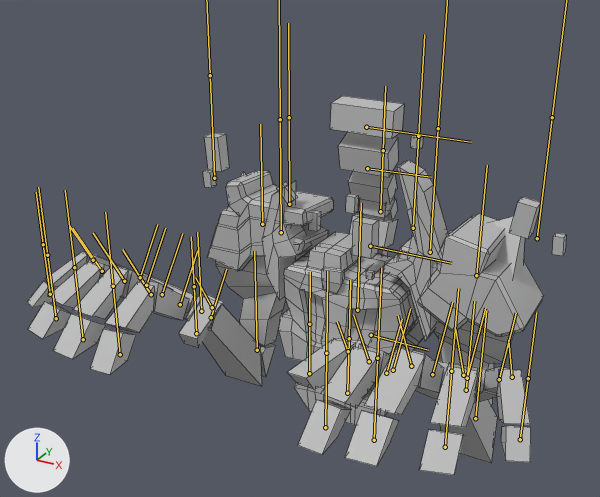
The FBX model 300/assets/Models/Boss_Intro.fbx as it was, and as the next commit left it.
Rendered twice from a camera (50 mm lens) standing at (3.78, -8.13, 0.64) and looking at (-0.29, -0.72, -3.06). Lighting does not change. The marker at lower left points along +X, +Y and +Z. Both versions are drawn at frame 1 of the action 'Armature|Armature|Take 001|BaseLayer'; the numbers are the values there. The bones that bend it are drawn over the model as lines. Mesh edges are drawn as thin lines.
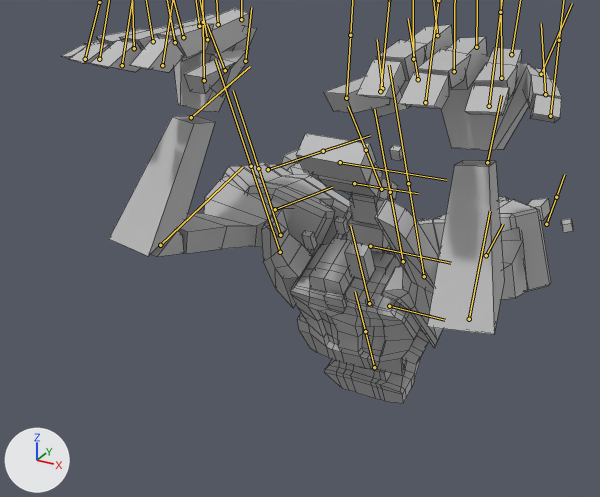
The change in detail:
Bone 'joint3' (bone_joint3) turns from (0, 0, 0) to (1, 25, 1) degrees about its own x, y and z.
Bone 'joint4' (bone_joint4) turns from (0, 0, 0) to (0, 15, 0) degrees about its own x, y and z.
Bone 'joint5' (bone_joint5) turns from (0, 0, 0) to (0, -2, 0) degrees about its own x, y and z.
Bone 'joint21' (bone_joint21) turns from (0, 0, 0) to (-129, -18, -10) degrees about its own x, y and z.
Bone 'joint22' (bone_joint22) turns from (0, 0, 0) to (26, -11, 1) degrees about its own x, y and z.
Bone 'joint24' (bone_joint24) turns from (0, 0, 0) to (-4, -10, -105) degrees about its own x, y and z.
Bone 'joint25' (bone_joint25) turns from (0, 0, 0) to (7, 17, 43) degrees about its own x, y and z.
Bone 'joint27' (bone_joint27) turns from (0, 0, 0) to (-1, 5, -111) degrees about its own x, y and z.
Bone 'joint28' (bone_joint28) turns from (0, 0, 0) to (9, -4, 61) degrees about its own x, y and z.
Bone 'joint30' (bone_joint30) turns from (0, 0, 0) to (5, 5, -108) degrees about its own x, y and z.
Bone 'joint31' (bone_joint31) turns from (0, 0, 0) to (2, -2, 60) degrees about its own x, y and z.
Bone 'joint33' (bone_joint33) turns from (0, 0, 0) to (12, 8, -105) degrees about its own x, y and z.
Bone 'joint34' (bone_joint34) turns from (0, 0, 0) to (-7, -4, 58) degrees about its own x, y and z.
Bone 'joint36' (bone_joint36) turns from (0, 0, 0) to (25, 9, -99) degrees about its own x, y and z.
Bone 'joint37' (bone_joint37) turns from (0, 0, 0) to (-25, 0, 56) degrees about its own x, y and z.
Bone 'joint42' (bone_joint42) turns from (0, 0, 0) to (-132, 17, 6) degrees about its own x, y and z.
Bone 'joint43' (bone_joint43) turns from (0, 0, 0) to (28, 8, 0) degrees about its own x, y and z.
Bone 'joint45' (bone_joint45) turns from (0, 0, 0) to (5, 10, -105) degrees about its own x, y and z.
Bone 'joint46' (bone_joint46) turns from (0, 0, 0) to (-7, -17, 43) degrees about its own x, y and z.
Bone 'joint48' (bone_joint48) turns from (0, 0, 0) to (1, -5, -111) degrees about its own x, y and z.
Bone 'joint49' (bone_joint49) turns from (0, 0, 0) to (-8, 4, 61) degrees about its own x, y and z.
Bone 'joint51' (bone_joint51) turns from (0, 0, 0) to (-4, -5, -108) degrees about its own x, y and z.
Bone 'joint52' (bone_joint52) turns from (0, 0, 0) to (-2, 2, 60) degrees about its own x, y and z.
Bone 'joint54' (bone_joint54) turns from (0, 0, 0) to (-12, -9, -105) degrees about its own x, y and z.
Bone 'joint55' (bone_joint55) turns from (0, 0, 0) to (7, 4, 58) degrees about its own x, y and z.
Bone 'joint57' (bone_joint57) turns from (0, 0, 0) to (-25, -9, -99) degrees about its own x, y and z.
Bone 'joint58' (bone_joint58) turns from (0, 0, 0) to (25, 0, 56) degrees about its own x, y and z.

Where the change shows, as pixel boxes [x1, y1, x2, y2] in the pictures (600 x 497 px):
'pCube7', posed
    before: [27, 96, 566, 475]
    after: [62, 8, 573, 403]
bone 'joint4', root to tip
    before: (366, 127) to (471, 142)
    after: (340, 162) to (446, 180)
bone 'joint5', root to tip
    before: (367, 168) to (431, 177)
    after: (354, 183) to (418, 193)
bone 'joint21', root to tip
    before: (262, 224) to (260, 124)
    after: (275, 209) to (332, 187)
bone 'joint22', root to tip
    before: (257, 350) to (254, 251)
    after: (160, 245) to (242, 167)
bone 'joint24', root to tip
    before: (211, 317) to (226, 269)
    after: (245, 61) to (251, 7)
bone 'joint25', root to tip
    before: (212, 307) to (195, 277)
    after: (225, 70) to (207, 24)
bone 'joint42', root to tip
    before: (476, 275) to (487, 165)
    after: (486, 255) to (503, 224)
bone 'joint43', root to tip
    before: (475, 418) to (486, 310)
    after: (469, 319) to (490, 211)
bone 'joint45', root to tip
    before: (386, 373) to (402, 319)
    after: (418, 79) to (408, 18)
bone 'joint46', root to tip
    before: (348, 351) to (337, 321)
    after: (382, 88) to (377, 39)
bone 'joint57', root to tip
    before: (499, 379) to (516, 313)
    after: (541, 74) to (572, 3)
bone 'joint58', root to tip
    before: (512, 377) to (508, 340)
    after: (545, 94) to (541, 23)
